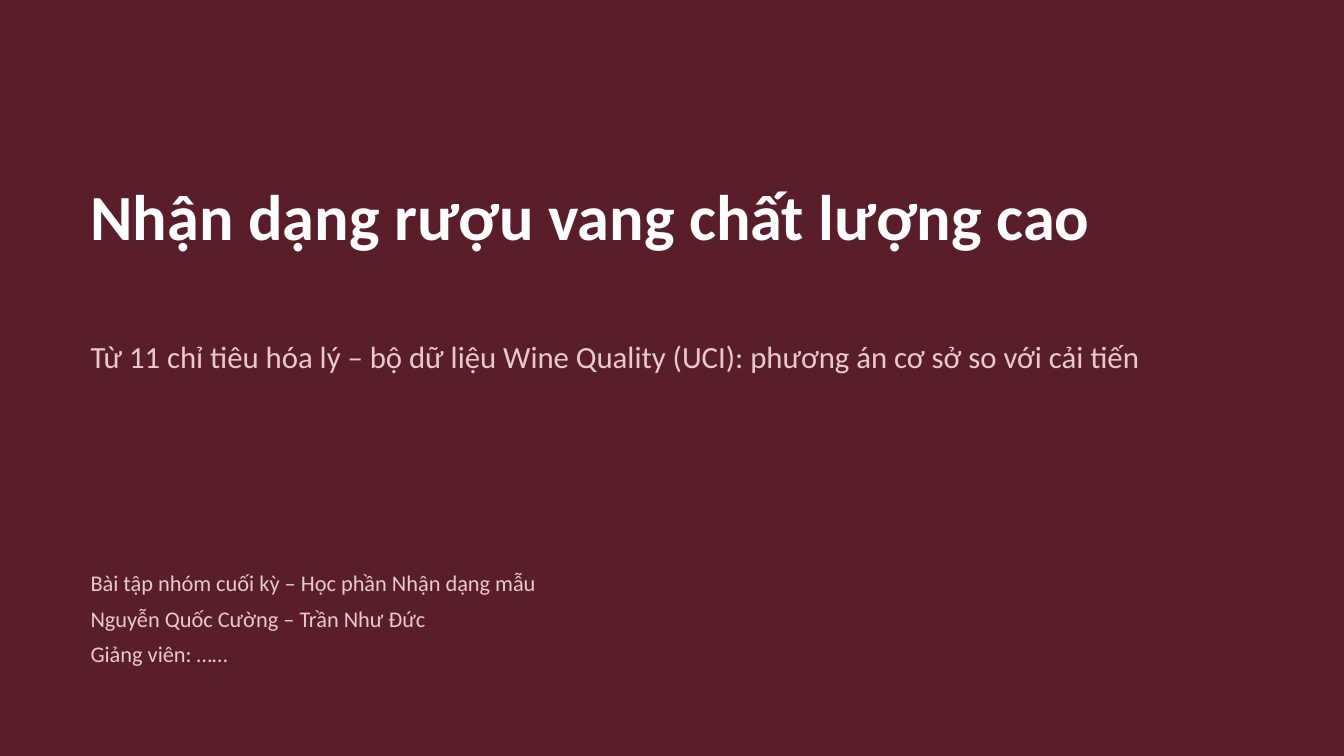
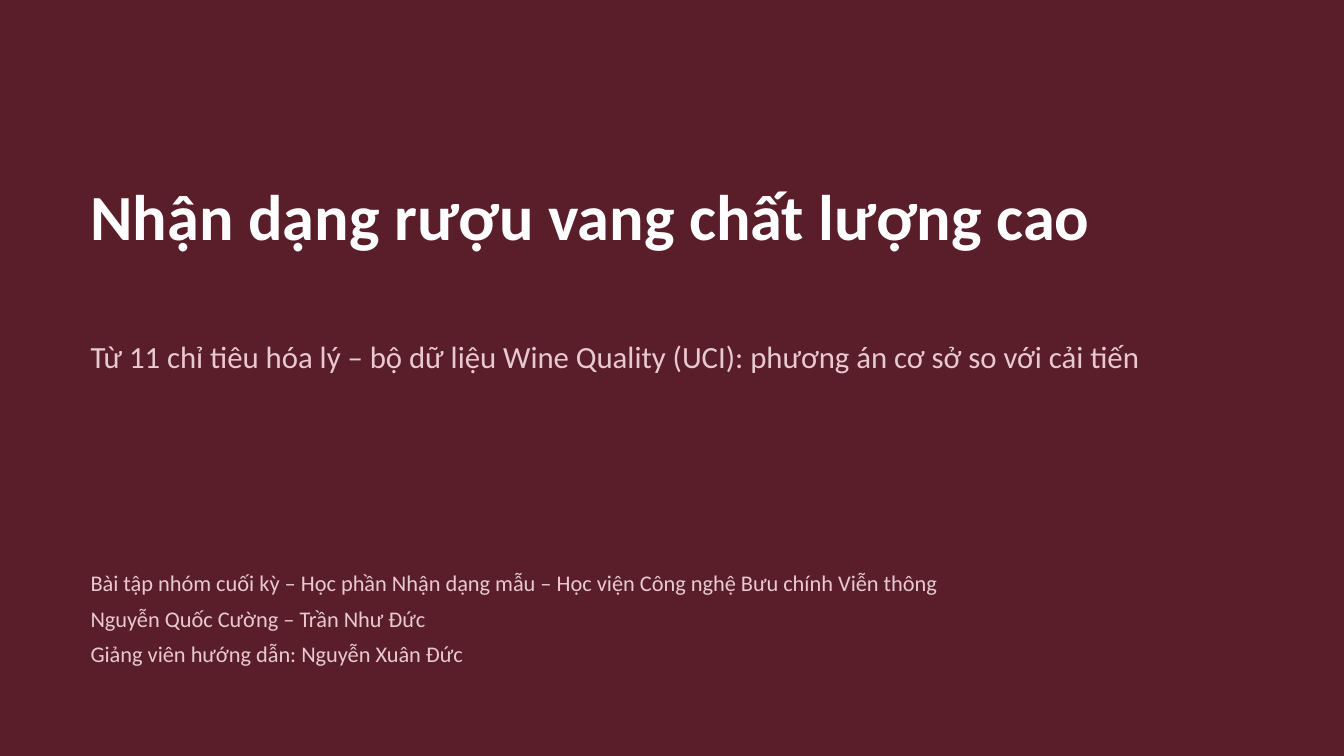
Before and after one commit to cuong-max/nhan-dang-mau, a slide deck: slide 1 of bai-tap-cuoi-ky/Slide_NhanDangMau.pptx. Drawn at 1344x756 pixels with LibreOffice and Linux fonts; fonts in the diff are those of the drawing. Boxes give left, top, right and bottom in pixels: in the first picture for what was removed or moved away, otherwise in the second. Text is boxed around its words. In the diff, an @@ line names an element or a change of style, - is before the commit and + after.

Commit message:
Bai tap cuoi ky: thong tin hoc vien/GVHD, minh hoa dong bien phan lop
- Bia bao cao, slide, bang phan cong: Hoc vien Cong nghe Buu chinh Vien thong,
  GVHD Nguyen Xuan Duc, MSSV Tran Nhu Duc B26CHKH027; bo dong Khoa
- Bang phan cong: bo phan ky ten; xuat lai PDF
- gen_viz.py: bien quyet dinh 6 mo hinh tren do con va axit bay hoi,
  sinh figures/phan_lop_dong.gif va trang tuong tac viz/PhanLop_Dong.html
- README: them anh GIF va mo ta

```diff
--- a/bai-tap-cuoi-ky/Slide_NhanDangMau.pptx
+++ b/bai-tap-cuoi-ky/Slide_NhanDangMau.pptx
@@ text at [91, 573, 937, 595]: text changed @@
-Bài tập nhóm cuối kỳ – Học phần Nhận dạng mẫu
+Bài tập nhóm cuối kỳ – Học phần Nhận dạng mẫu – Học viện Công nghệ Bưu chính Viễn thông
@@ text at [91, 644, 463, 666]: text changed @@
-Giảng viên: ……
+Giảng viên hướng dẫn: Nguyễn Xuân Đức
```
Also in this commit, not shown: 14 other files.
